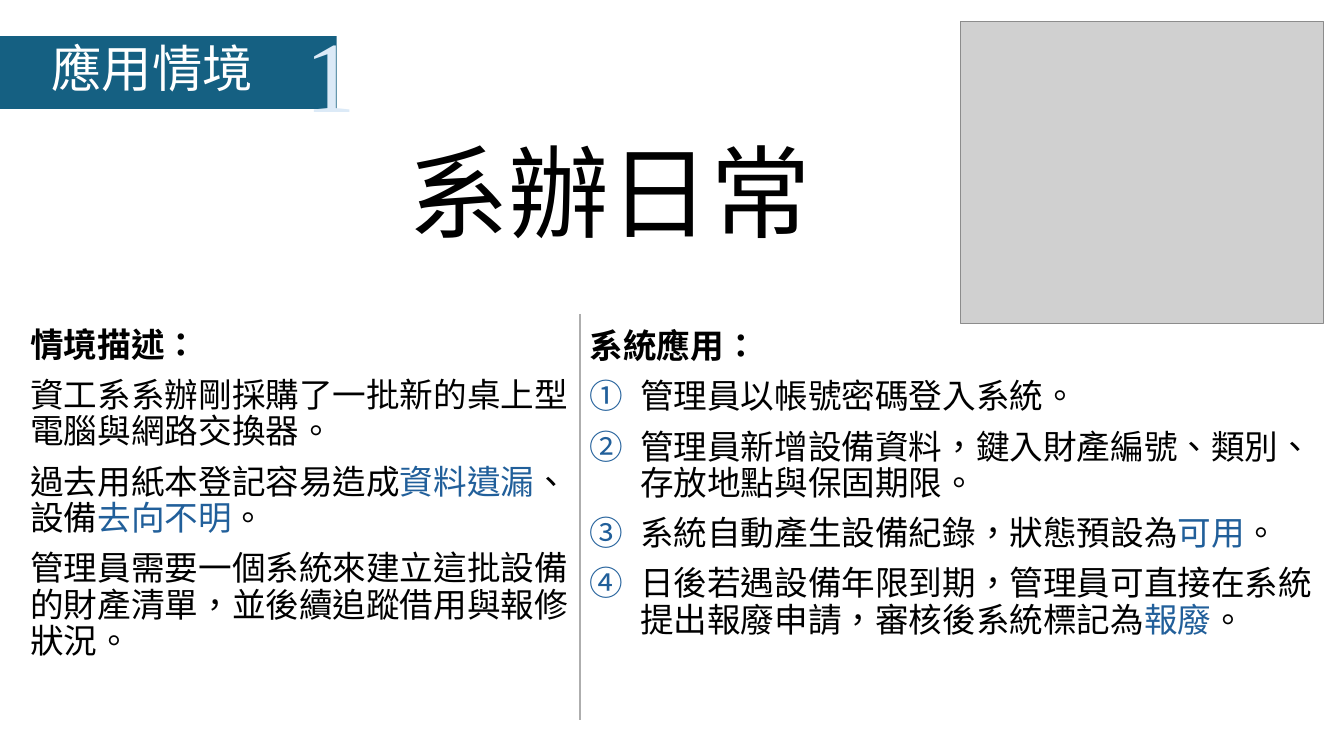
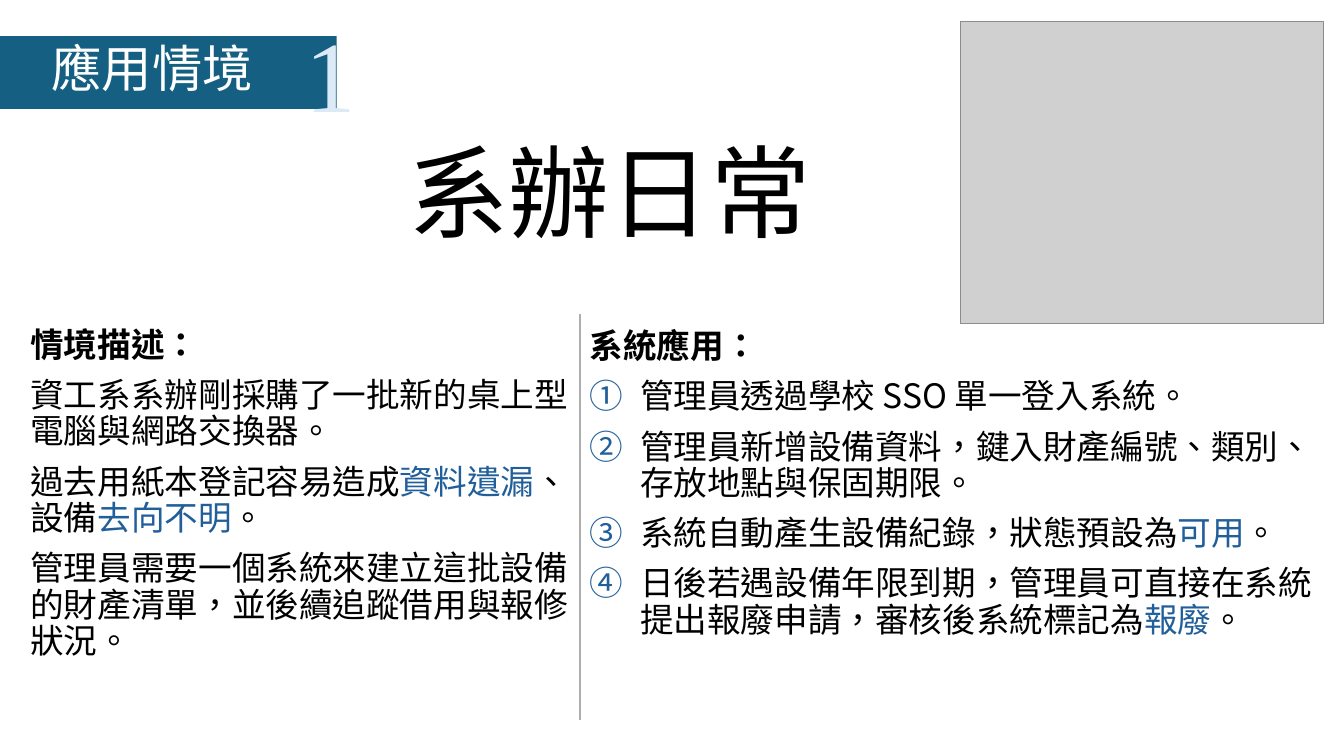
Before and after one commit to LazyEmotionO/NFU_DATABASE, a slide deck: slide 2 of 第四組_資料庫系統期末Part I簡報.pptx. Drawn at 1344x756 pixels with LibreOffice and Linux fonts; fonts in the diff are those of the drawing; grey boxes stand for pictures; background and template pictures are left out. Boxes give left, top, right and bottom in pixels: in the first picture for what was removed or moved away, otherwise in the second. Text is boxed around its words. In the diff, an @@ line names an element or a change of style, - is before the commit and + after.

```diff
--- a/第四組_資料庫系統期末Part I簡報.pptx
+++ b/第四組_資料庫系統期末Part I簡報.pptx
@@ text at box(640, 379, 1190, 411): text changed @@
-1. 管理員以帳號密碼登入系統。
+1. 管理員透過學校 SSO 單一登入系統。
```
Also in this commit, not shown: 3 other slides changed, 2 other files.
